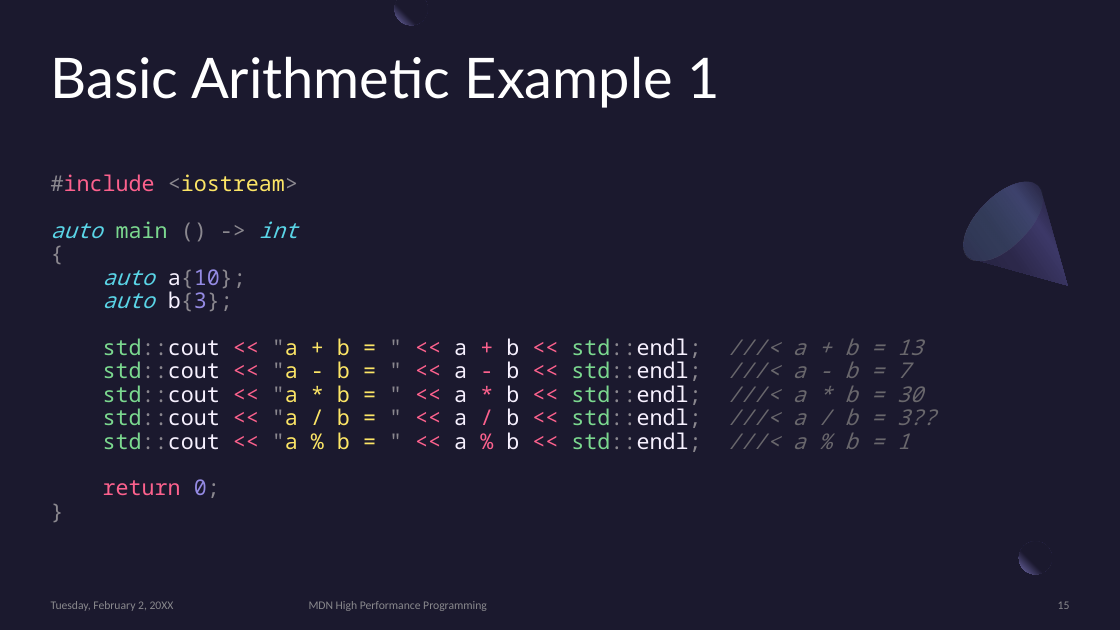
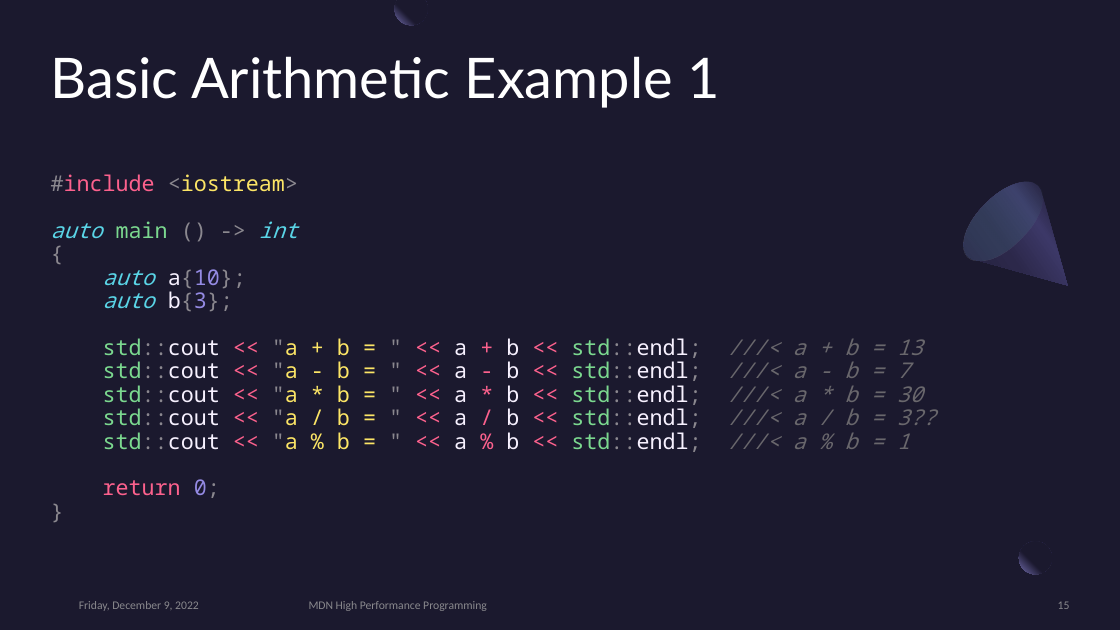
Before and after one commit to MonashDeepNeuron/HPP, a slide deck: slide 15 of content/part2/slides/hpp_part2.pptx. Drawn at 1120x630 pixels with LibreOffice and Linux fonts; fonts in the diff are those of the drawing. Boxes give left, top, right and bottom in pixels: in the first picture for what was removed or moved away, otherwise in the second. Text is boxed around its words. In the diff, an @@ line names an element or a change of style, - is before the commit and + after.

```diff
--- a/content/part2/slides/hpp_part2.pptx
+++ b/content/part2/slides/hpp_part2.pptx
@@ text removed at (51, 601, 174, 611) @@
-Tuesday, February 2, 20XX
@@ text added at (79, 601, 199, 611), 10 pt, text #A6A6A6 at 80% opacity @@
+Friday, December 9, 2022
```
Also in this commit, not shown: 63 other slides changed.
